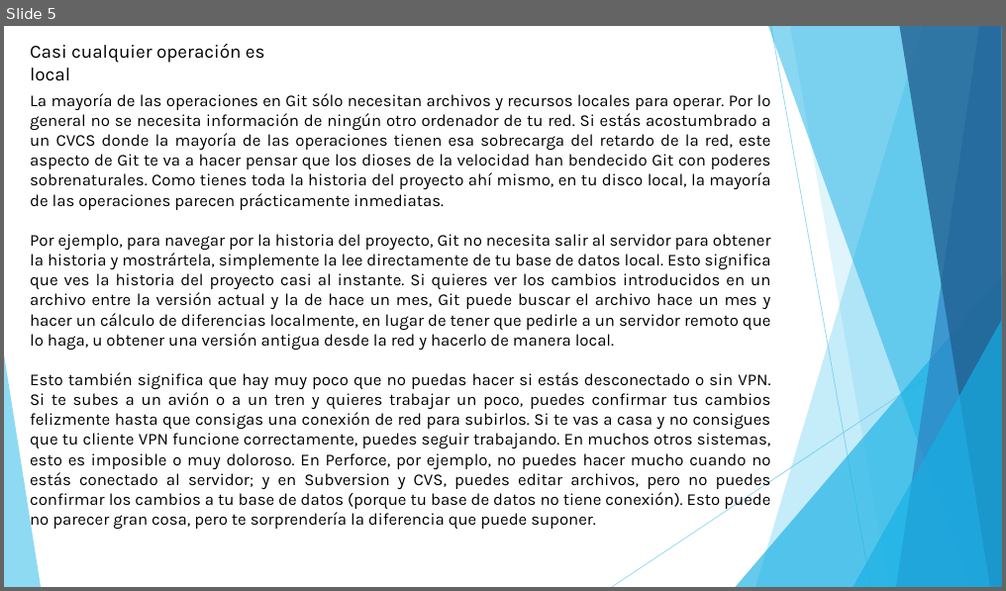
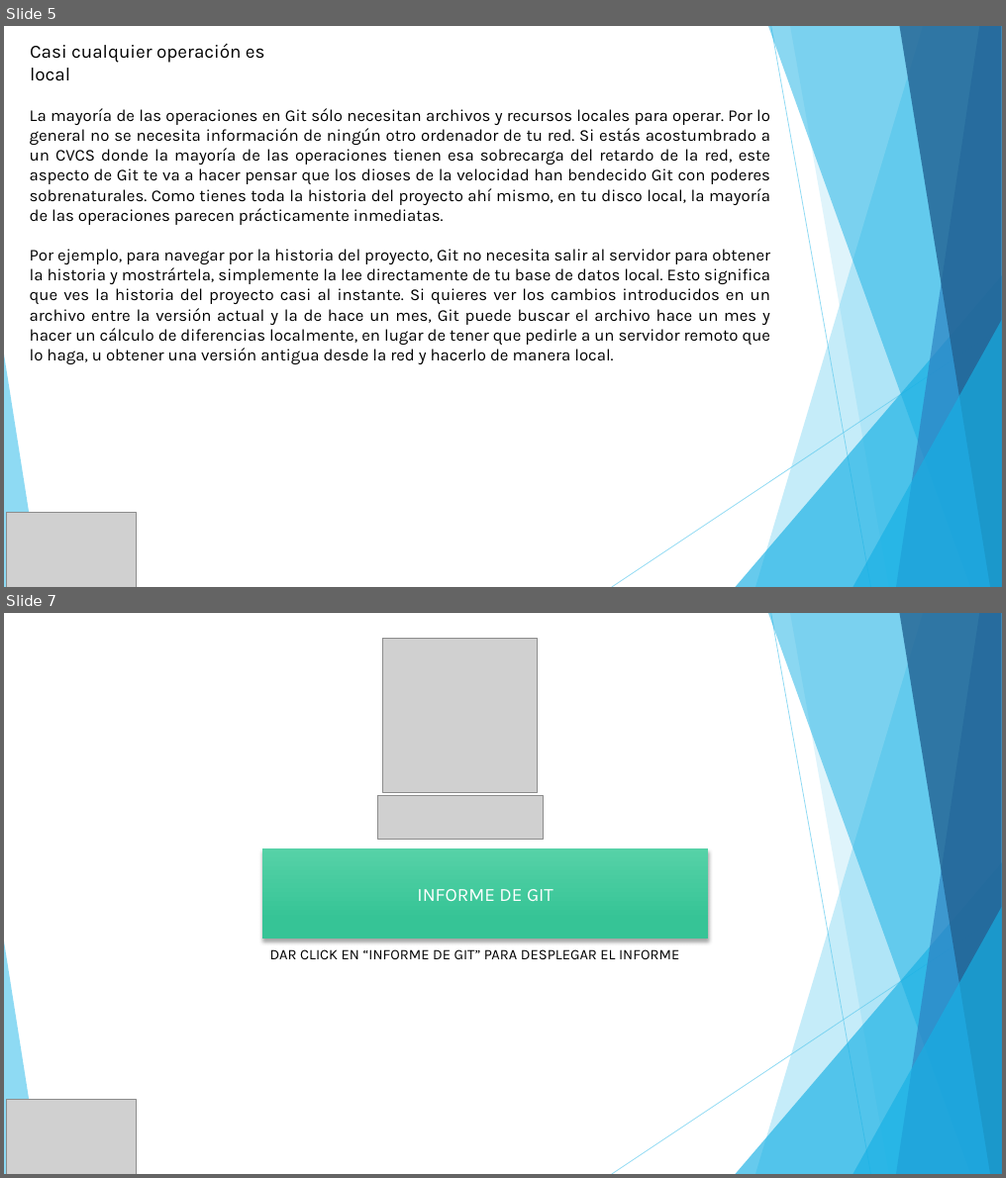
Before and after one commit to JosephDeveloper/Proyecto, a slide deck: Informes Y Presentaciones/Presentacion git.pptx. Shown one above the other, each under a label of ours: slide 5 before the commit, slides 5 and 7 after it; the slides between them are not shown. The pictures are 1006x591 and 1006x1178 pixels, drawn with LibreOffice and Linux fonts; fonts in the diff are those of the drawing; grey boxes stand for pictures. Boxes give left, top, right and bottom in pixels: in the first picture for what was removed or moved away, otherwise in the second. Text is boxed around its words. In the diff, an @@ line names an element or a change of style, - is before the commit and + after.

```diff
--- a/Informes Y Presentaciones/Presentacion git.pptx
+++ b/Informes Y Presentaciones/Presentacion git.pptx
@@ slide 7 added at (4, 613, 1002, 1174), background #FFFFFF; not listed: 10 template elements that a slide beside it also shows @@
@@ picture added at (383, 639, 538, 793) @@
@@ picture added at (377, 796, 543, 839) @@
@@ rectangle added at (262, 849, 709, 939), fill gradient #56D2A7 to #36C596, 18 pt, text #FFFFFF @@
+INFORME DE GIT
@@ text added at (270, 950, 679, 959), 14 pt, text #000000 @@
+DAR CLICK EN “INFORME DE GIT” PARA DESPLEGAR EL INFORME
@@ picture added at (6, 1100, 137, 1174) @@
@@ slide 5 changed as well @@
@@ text "La mayoría de las operaciones ...": place and size @@
-text "La mayoría de las operaciones ..." at (30, 93, 771, 530)
+text "La mayoría de las operaciones ..." at (30, 108, 771, 365)
@@ text at (30, 372, 771, 530): paragraph removed @@
-Esto también significa que hay muy poco que no puedas hacer si estás desconectado o sin VPN. Si te subes a un avión o a un tren y quieres trabajar un poco, puedes confirmar tus cambios felizmente hasta que consigas una conexión de red para subirlos. Si te vas a casa y no consigues que tu cliente VPN funcione correctamente, puedes seguir trabajando. En muchos otros sistemas, esto es imposible o muy doloroso. En Perforce, por ejemplo, no puedes hacer mucho cuando no estás conectado al servidor; y en Subversion y CVS, puedes editar archivos, pero no puedes confirmar los cambios a tu base de datos (porque tu base de datos no tiene conexión). Esto puede no parecer gran cosa, pero te sorprendería la diferencia que puede suponer.
@@ picture added at (6, 513, 137, 587) @@
```
Also in this commit, not shown: 4 other slides changed, 1 other slide added, 1 slide removed, 1 other file.
